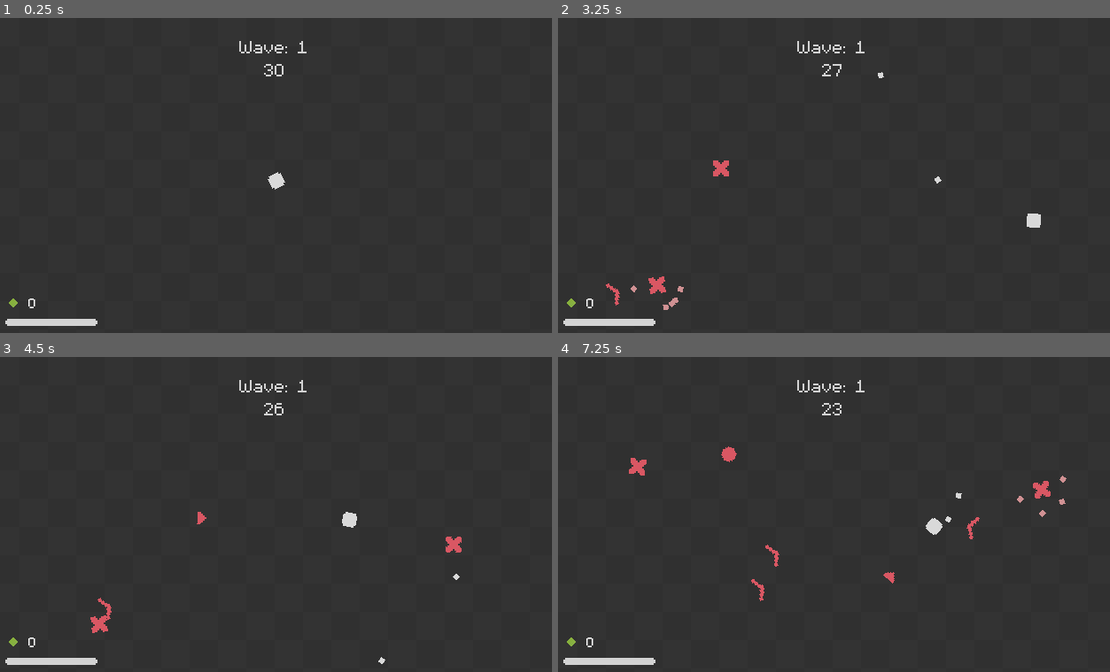
Above: before the commit, frames 1-4 (two rows, left to right).
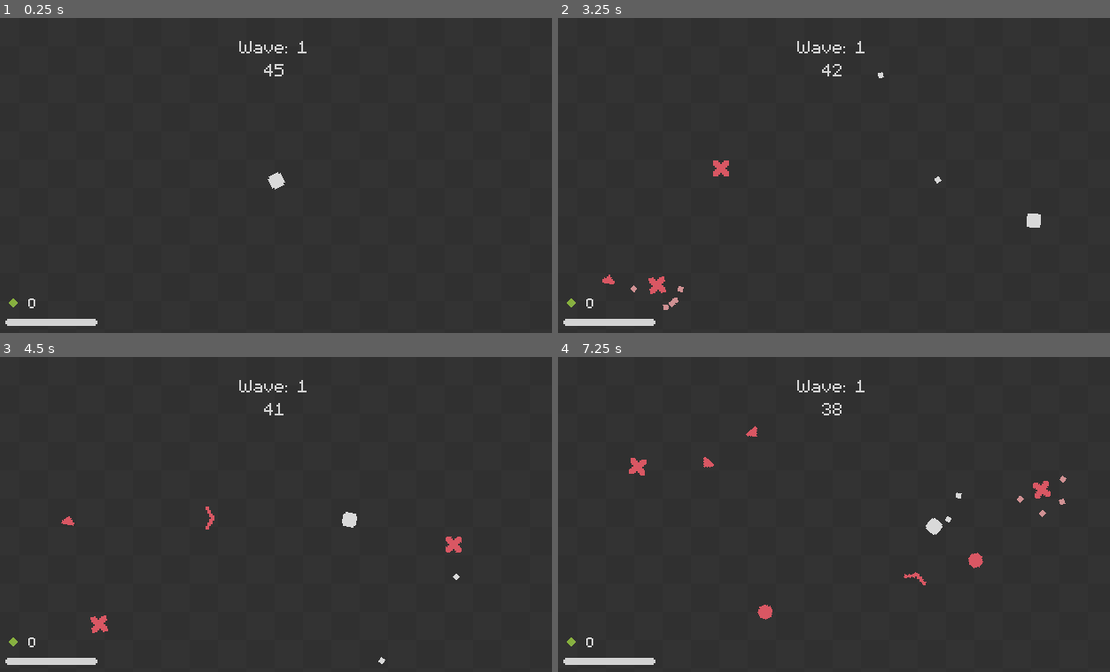
Above: after the commit, the same moments.

Repository: rchiedev/Quadratum
Game: Godot game, scene res://game/game.tscn
Same seed, same stepped clock (60 frames per second), same inputs: the game is played once before the commit and once after it.
Inputs (mouse positions are in pixels of both pictures, inside the frame that each line leads up to):
- Up to frame 1 (0.25 s): no input
- Up to frame 2 (3.25 s): tap Enter at 0.5 s; move the mouse to (955, 162) at 0.52 s; press the mouse at (955, 162) at 0.53 s; hold Right (ui_right) 0.53-1.28 s; move the mouse to (718, 194) at 1.27 s; release the mouse at (718, 194) at 1.28 s; hold Down (ui_down) 1.28-2.03 s; click (718, 194) at 1.35 s; move the mouse to (889, 106) at 2.02 s; press the mouse at (889, 106) at 2.03 s; hold Right (ui_right) 2.03-2.78 s; move the mouse to (806, 241) at 2.77 s; release the mouse at (806, 241) at 2.78 s; hold Up (ui_up) from 2.78 s (still down); click (806, 241) at 2.85 s
- Up to frame 3 (4.5 s): move the mouse to (447, 564) at 3.52 s; release Up (ui_up) at 3.53 s; press the mouse at (447, 564) at 3.53 s; hold Left (ui_left) from 3.53 s (still down); move the mouse to (104, 467) at 4.27 s; release the mouse at (104, 467) at 4.28 s; click (104, 467) at 4.35 s
- Up to frame 4 (7.25 s): move the mouse to (861, 517) at 5.02 s; release Left (ui_left) at 5.03 s; press the mouse at (861, 517) at 5.03 s; hold Down (ui_down) 5.03-5.78 s; move the mouse to (745, 435) at 5.77 s; release the mouse at (745, 435) at 5.78 s; hold Right (ui_right) 5.78-6.53 s; click (745, 435) at 5.85 s; move the mouse to (955, 501) at 6.52 s; press the mouse at (955, 501) at 6.53 s; hold Up (ui_up) from 6.53 s (still down)

The runs differ from the first frame. In frame 1, less than 0.1% of the frame differs, in the area x 47-52%, y 14-19%; in frame 2, 0.1%; in frame 3, 0.3%; in frame 4, 0.6%, in the area x 26-78%, y 15-84%.

Commit message:
Day 4
Added 4th enemy and first enemy attacking behavior

Diff:
--- a/autoloads/signal_bus.gd
+++ b/autoloads/signal_bus.gd
@@ -9,6 +9,7 @@
 
 #Enemy Related
 signal on_enemy_spawn(enemy : Enemy, starting_pos : Vector2)
+signal on_enemy_shoot(bullet : RigidBody2D, starting_pos : Vector2, direction : Vector2)
 signal on_enemy_death(pos : Vector2, qty : int)
 
 #Game Related
--- a/game/ProjectileContainer.gd
+++ b/game/ProjectileContainer.gd
@@ -2,13 +2,20 @@
 
 # Called when the node enters the scene tree for the first time.
 func _ready():
-	SignalBus.on_player_shoot.connect(spawn_player_bullet)
+	SignalBus.on_player_shoot.connect(spawn_bullet)
+	SignalBus.on_enemy_shoot.connect(spawn_bullet)
+	SignalBus.on_wave_clear.connect(clear_bullets)
 
 # Called every frame. 'delta' is the elapsed time since the previous frame.
 func _process(delta):
 	pass
 
-func spawn_player_bullet(bullet : RigidBody2D, starting_pos : Vector2, direction : Vector2):
+func spawn_bullet(bullet : RigidBody2D, starting_pos : Vector2, direction : Vector2):
 	bullet.global_position = starting_pos
 	bullet.direction = direction
 	self.add_child(bullet)
+
+func clear_bullets():
+	var bullets = get_children()
+	for bullet in bullets:
+		queue_free()
--- a/game/game.tscn
+++ b/game/game.tscn
@@ -10,6 +10,7 @@
 [ext_resource type="FontFile" uid="uid://dhl7e2l35ot2l" path="res://assets/m5x7.ttf" id="5_rhqd1"]
 [ext_resource type="PackedScene" uid="uid://dj6kk0ubp2ccp" path="res://units/enemies/3/3.tscn" id="6_u5e2j"]
 [ext_resource type="Texture2D" uid="uid://c273gqtikvto5" path="res://assets/HealthBar.png" id="7_bumym"]
+[ext_resource type="PackedScene" uid="uid://qyqu0rqi1tlq" path="res://units/enemies/4/4.tscn" id="7_co4u6"]
 [ext_resource type="Script" path="res://game/wave_counter.gd" id="8_cw3vb"]
 [ext_resource type="Script" path="res://game/wave_timer.gd" id="8_dhhg8"]
 [ext_resource type="Texture2D" uid="uid://c48pikke85ytx" path="res://assets/HealthBar-Progress.png" id="8_o65x0"]
@@ -97,7 +98,7 @@
 
 [node name="EnemyContainer" type="Node2D" parent="."]
 script = ExtResource("2_o2ba0")
-enemy_list = Array[PackedScene]([ExtResource("3_423yo"), ExtResource("4_6y017"), ExtResource("6_u5e2j")])
+enemy_list = Array[PackedScene]([ExtResource("3_423yo"), ExtResource("4_6y017"), ExtResource("6_u5e2j"), ExtResource("7_co4u6")])
 
 [node name="EnemyTimer" type="Timer" parent="EnemyContainer"]
 unique_name_in_owner = true
@@ -105,7 +106,7 @@
 
 [node name="WaveTimer" type="Timer" parent="EnemyContainer"]
 unique_name_in_owner = true
-wait_time = 30.4
+wait_time = 45.4
 one_shot = true
 autostart = true
 
--- a/units/enemies/2/2.tscn
+++ b/units/enemies/2/2.tscn
@@ -2,14 +2,14 @@
 
 [ext_resource type="PackedScene" uid="uid://dpgurf2jxihrw" path="res://units/enemies/enemy.tscn" id="1_gi4g4"]
 [ext_resource type="Texture2D" uid="uid://dqpfylca3viy1" path="res://assets/Enemy-2.png" id="2_kdxku"]
-[ext_resource type="Script" path="res://units/enemies/Movement/follow_player.gd" id="3_2araa"]
+[ext_resource type="Script" path="res://units/enemies/Movement/random_movement.gd" id="3_pnlgi"]
 
 [sub_resource type="ConvexPolygonShape2D" id="ConvexPolygonShape2D_lqn7h"]
 points = PackedVector2Array(2.5, 0, -0.5, 3.5, -2.5, 3.5, -2.5, -3.5, -0.5, -3.5)
 
 [node name="2" instance=ExtResource("1_gi4g4")]
 max_health = 10.0
-speed = 35.0
+speed = 45.0
 damage = 5.0
 
 [node name="Sprite2D" parent="." index="0"]
@@ -20,4 +20,4 @@
 shape = SubResource("ConvexPolygonShape2D_lqn7h")
 
 [node name="MovementBehavior" parent="." index="3"]
-script = ExtResource("3_2araa")
+script = ExtResource("3_pnlgi")
--- a/units/enemies/3/3.tscn
+++ b/units/enemies/3/3.tscn
@@ -2,14 +2,14 @@
 
 [ext_resource type="PackedScene" uid="uid://dpgurf2jxihrw" path="res://units/enemies/enemy.tscn" id="1_58u6d"]
 [ext_resource type="Texture2D" uid="uid://dterptux4qt87" path="res://assets/Enemy-3.png" id="2_q27qs"]
-[ext_resource type="Script" path="res://units/enemies/Movement/random_movement.gd" id="3_n55vg"]
+[ext_resource type="Script" path="res://units/enemies/Movement/follow_player.gd" id="3_8vram"]
 
 [sub_resource type="ConvexPolygonShape2D" id="ConvexPolygonShape2D_gyowr"]
 points = PackedVector2Array(2.5, 0, -0.5, -6.5, -2.5, -6.5, -2.5, -4.5, 0.5, 0, -2.5, 4.5, -2.5, 6.5, -0.5, 6.5)
 
 [node name="3" instance=ExtResource("1_58u6d")]
-max_health = 40.0
-gem_qty = 2
+speed = 45.0
+damage = 5.0
 
 [node name="Sprite2D" parent="." index="0"]
 rotation = 1.57079
@@ -19,4 +19,4 @@
 shape = SubResource("ConvexPolygonShape2D_gyowr")
 
 [node name="MovementBehavior" parent="." index="3"]
-script = ExtResource("3_n55vg")
+script = ExtResource("3_8vram")
--- /dev/null
+++ b/units/enemies/4/4.tscn
@@ -0,0 +1,26 @@
+[gd_scene load_steps=6 format=3 uid="uid://qyqu0rqi1tlq"]
+
+[ext_resource type="PackedScene" uid="uid://dpgurf2jxihrw" path="res://units/enemies/enemy.tscn" id="1_al86b"]
+[ext_resource type="Texture2D" uid="uid://b30uymcs3lme5" path="res://assets/Enemy-4.png" id="2_fllmf"]
+[ext_resource type="Script" path="res://units/enemies/Movement/random_movement.gd" id="3_xfw82"]
+[ext_resource type="Script" path="res://units/enemies/Attacks/shoot_player.gd" id="4_4sqn2"]
+
+[sub_resource type="CapsuleShape2D" id="CapsuleShape2D_pi2ii"]
+radius = 2.0
+height = 12.0
+
+[node name="4" instance=ExtResource("1_al86b")]
+speed = 15.0
+
+[node name="Sprite2D" parent="." index="0"]
+texture = ExtResource("2_fllmf")
+
+[node name="CollisionShape2D" parent="." index="2"]
+rotation = 1.57079
+shape = SubResource("CapsuleShape2D_pi2ii")
+
+[node name="MovementBehavior" parent="." index="3"]
+script = ExtResource("3_xfw82")
+
+[node name="AttackingBehavior" parent="." index="4"]
+script = ExtResource("4_4sqn2")
--- /dev/null
+++ b/units/enemies/Attacks/shoot_player.gd
@@ -0,0 +1,16 @@
+extends AttackingBehavior
+
+const ENEMY_BULLET_SCENE = preload("res://units/enemies/enemy_bullet.tscn")
+
+var target : Player
+
+func init(parent : Enemy):
+	super.init(parent)
+	target = parent.target
+
+func shoot():
+	var bullet = ENEMY_BULLET_SCENE.instantiate()
+	bullet.damage = _parent.damage
+
+	var direction = _parent.global_position.direction_to(target.global_position)
+	SignalBus.on_enemy_shoot.emit(bullet, _parent.global_position, direction)
--- a/units/enemies/enemy.gd
+++ b/units/enemies/enemy.gd
@@ -23,7 +23,7 @@
 
 	target = get_tree().get_first_node_in_group("player")
 	movement_behavior.init(self)
-	#attacking_behavior.init(self)
+	attacking_behavior.init(self)
 
 func _physics_process(delta):
 	direction = get_direction()
@@ -45,3 +45,6 @@
 
 func get_direction():
 	return movement_behavior.get_direction()
+
+func _on_attack_speed_timeout():
+	attacking_behavior.shoot()
--- a/units/enemies/enemy.tscn
+++ b/units/enemies/enemy.tscn
@@ -39,6 +39,10 @@
 unique_name_in_owner = true
 script = ExtResource("3_jq17j")
 
+[node name="AttackSpeed" type="Timer" parent="AttackingBehavior"]
+wait_time = 3.0
+autostart = true
+
 [node name="DamagedParticle" type="GPUParticles2D" parent="."]
 emitting = false
 amount = 5
@@ -47,3 +51,5 @@
 lifetime = 0.5
 one_shot = true
 explosiveness = 1.0
+
+[connection signal="timeout" from="AttackingBehavior/AttackSpeed" to="." method="_on_attack_speed_timeout"]
--- /dev/null
+++ b/units/enemies/enemy_bullet.gd
@@ -0,0 +1,26 @@
+extends RigidBody2D
+
+var SPEED : float = 50.0
+
+var direction : Vector2
+
+var can_damage : bool = true
+var damage : float = 1.0
+
+func _ready():
+	pass
+
+# Called every frame. 'delta' is the elapsed time since the previous frame.
+func _process(delta):
+	var velocity = direction * SPEED
+	rotation = velocity.angle()
+	var collision = move_and_collide(velocity * delta)
+	if collision:
+		queue_free()
+
+func _on_hitbox_body_entered(body):
+	if body is Player and can_damage:
+		if body.can_be_damaged:
+			can_damage = false
+			body.take_damage(damage)
+			self.queue_free()
--- /dev/null
+++ b/units/enemies/enemy_bullet.tscn
@@ -0,0 +1,30 @@
+[gd_scene load_steps=5 format=3 uid="uid://cdyepi8bqlhs2"]
+
+[ext_resource type="Texture2D" uid="uid://ris0cik706nw" path="res://assets/Enemy-Bullet.png" id="1_nccbu"]
+[ext_resource type="Script" path="res://units/enemies/enemy_bullet.gd" id="1_stkd5"]
+
+[sub_resource type="CircleShape2D" id="CircleShape2D_7avcm"]
+radius = 2.0
+
+[sub_resource type="CircleShape2D" id="CircleShape2D_0s4bg"]
+radius = 2.0
+
+[node name="EnemyBullet" type="RigidBody2D"]
+collision_layer = 16
+script = ExtResource("1_stkd5")
+
+[node name="Sprite2D" type="Sprite2D" parent="."]
+texture = ExtResource("1_nccbu")
+
+[node name="CollisionShape2D" type="CollisionShape2D" parent="."]
+shape = SubResource("CircleShape2D_7avcm")
+
+[node name="Hitbox" type="Area2D" parent="."]
+collision_layer = 16
+collision_mask = 2
+
+[node name="CollisionShape2D" type="CollisionShape2D" parent="Hitbox"]
+rotation = -3.23136e-05
+shape = SubResource("CircleShape2D_0s4bg")
+
+[connection signal="body_entered" from="Hitbox" to="." method="_on_hitbox_body_entered"]
--- a/units/player/player.gd
+++ b/units/player/player.gd
@@ -53,17 +53,18 @@
 	can_shoot = true
 
 func take_damage(damage : float):
-	change_health(-damage)
-	SignalBus.on_player_hurt.emit()
+	if can_be_damaged:
+		change_health(-damage)
+		SignalBus.on_player_hurt.emit()
 
-	if health <= 0:
-		on_player_death()
+		if health <= 0:
+			on_player_death()
 
-	damaged_particle.restart()
-	damaged_particle.emitting = true
+		damaged_particle.restart()
+		damaged_particle.emitting = true
 
-	can_be_damaged = false
-	invincible_timer.start(0.75)
+		can_be_damaged = false
+		invincible_timer.start(0.75)
 
 	print("Current HP: ", health)
 
--- a/units/player/player.tscn
+++ b/units/player/player.tscn
@@ -21,7 +21,7 @@
 
 [node name="Player" type="CharacterBody2D" groups=["player"]]
 collision_layer = 2
-collision_mask = 25
+collision_mask = 9
 motion_mode = 1
 script = ExtResource("1_6ih47")
 max_health = 100.0
Binary file added: assets/Enemy-4.png
Not shown, added: assets/Enemy-4.png.import
Binary file added: assets/Enemy-Bullet.png
Not shown, added: assets/Enemy-Bullet.png.import
Not shown: 1 places in game/game.tscn that only renumber resources
